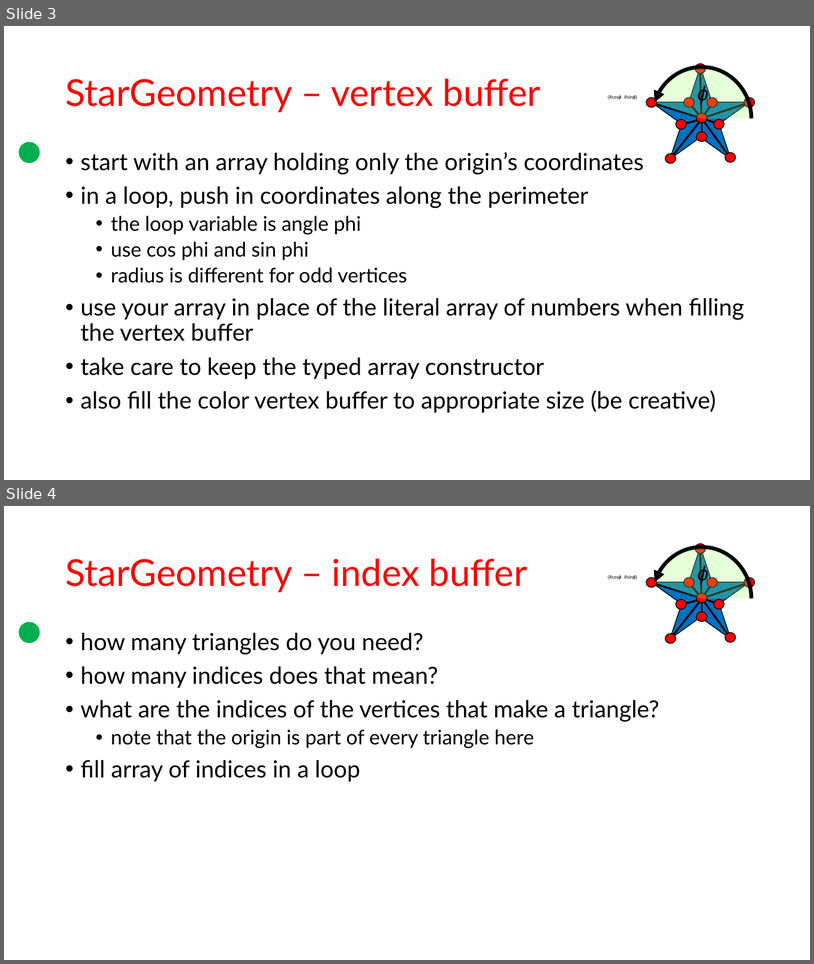
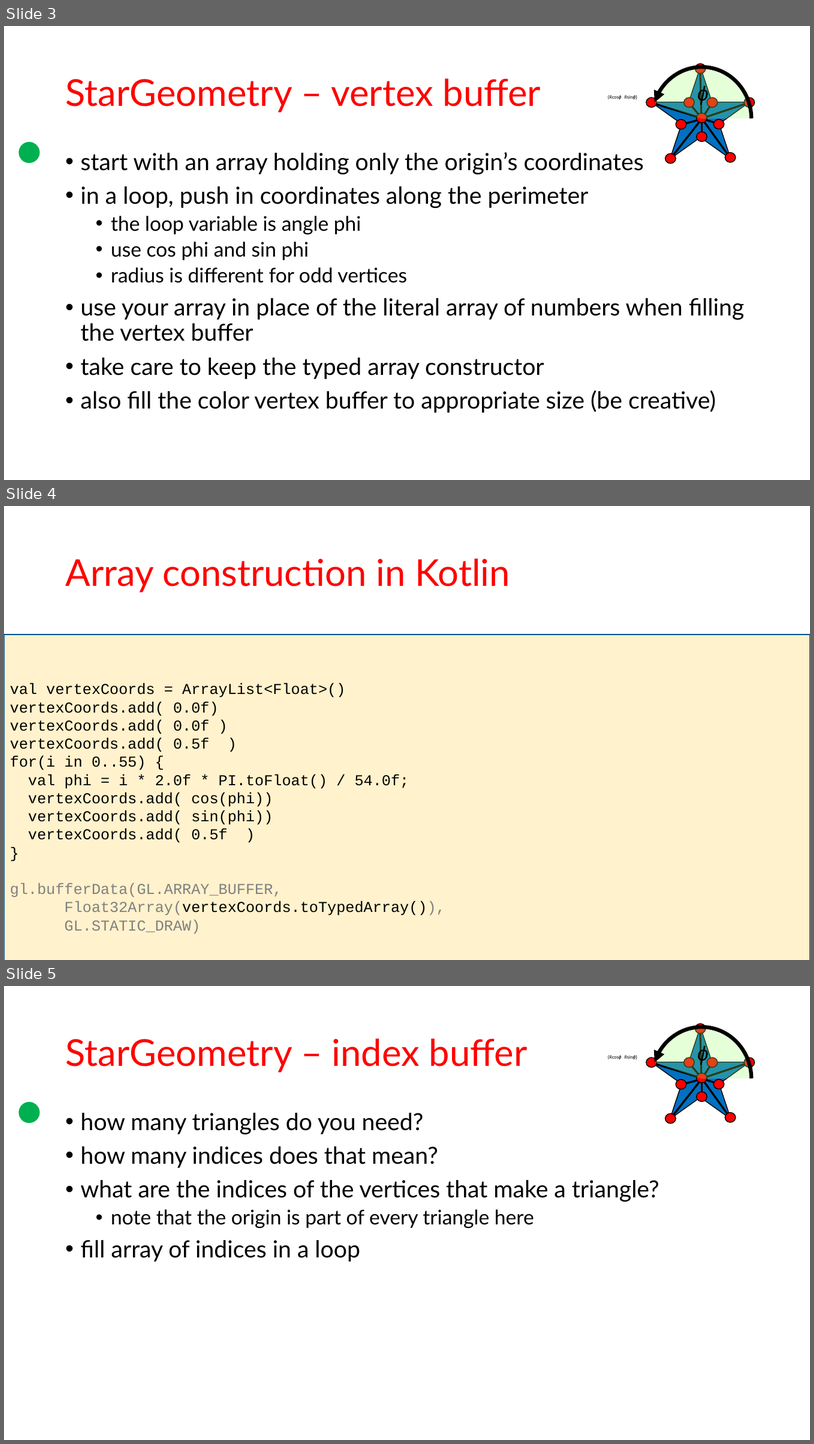
Before and after one commit to szecsi/kogfactory, a slide deck: projects/kog.010.030-geometries/Geometry.pptx. Shown one above the other, each under a label of ours: slides 3 and 4 before the commit, slides 3, 4 and 5 after it. The pictures are 814x964 and 814x1444 pixels, drawn with LibreOffice and Linux fonts; fonts in the diff are those of the drawing. Boxes give left, top, right and bottom in pixels: in the first picture for what was removed or moved away, otherwise in the second. Text is boxed around its words. In the diff, an @@ line names an element or a change of style, - is before the commit and + after.

```diff
--- a/projects/kog.010.030-geometries/Geometry.pptx
+++ b/projects/kog.010.030-geometries/Geometry.pptx
@@ slide 4 added at box(4, 506, 810, 960), background #FFFFFF @@
@@ title added at box(65, 558, 510, 592), 44 pt, text #FF0000 @@
+Array construction in Kotlin
@@ rectangle added at box(4, 634, 810, 960), fill #FFF2CC, outline #00538E 1 pt, 18 pt, text #000000 @@
+val vertexCoords = ArrayList<Float>()
+vertexCoords.add( 0.0f)
+vertexCoords.add( 0.0f )
+vertexCoords.add( 0.5f )
+for(i in 0..55) {
+val phi = i * 2.0f * PI.toFloat() / 54.0f;
+vertexCoords.add( cos(phi))
+vertexCoords.add( sin(phi))
+vertexCoords.add( 0.5f )
+}
+gl.bufferData(GL.ARRAY_BUFFER,
+Float32Array(vertexCoords.toTypedArray()),
+GL.STATIC_DRAW)
@@ what was slide 4 is now slide 5 @@
```
Also in this commit, not shown: 1 other file.
